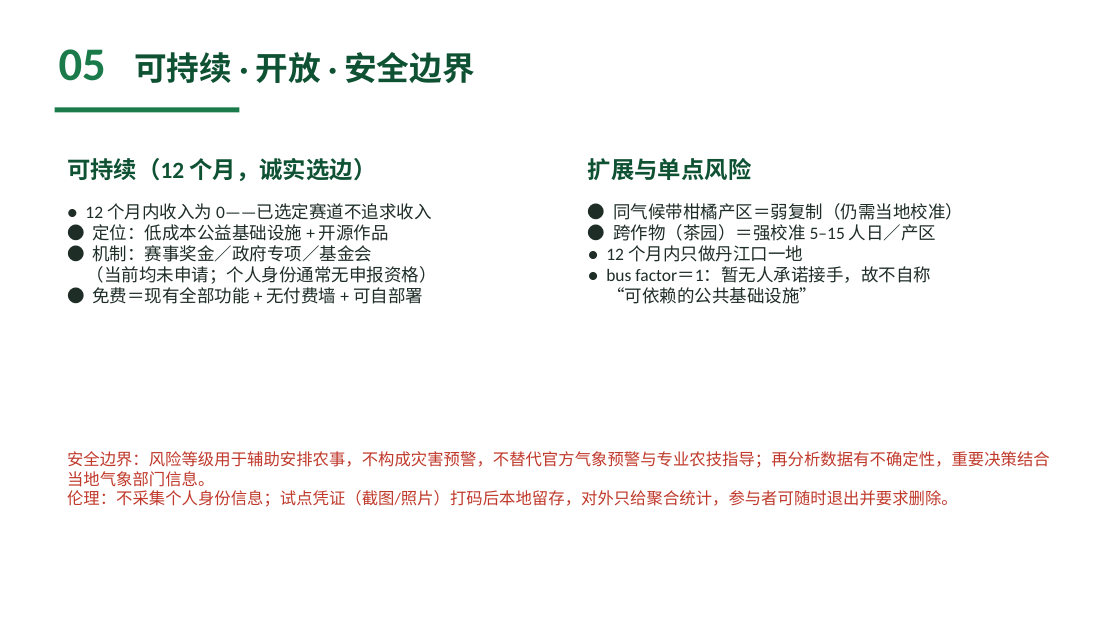
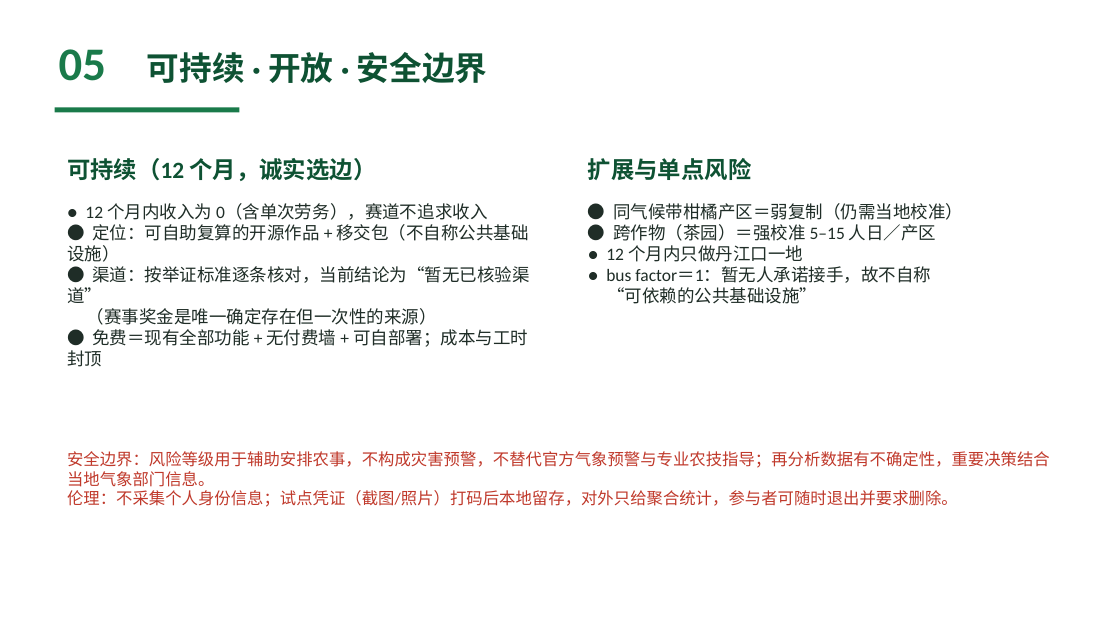
Before and after one commit to Pawnnwap/danju-zhihan, a slide deck: slide 7 of 丹橘知旱-参赛PPT.pptx (slide 6 before the commit). Drawn at 1120x630 pixels with LibreOffice and Linux fonts; fonts in the diff are those of the drawing. Boxes give left, top, right and bottom in pixels: in the first picture for what was removed or moved away, otherwise in the second. Text is boxed around its words. In the diff, an @@ line names an element or a change of style, - is before the commit and + after.

```diff
--- a/丹橘知旱-参赛PPT.pptx
+++ b/丹橘知旱-参赛PPT.pptx
@@ text "可持续 · 开放 · 安全边界" moved from (x1=134, y1=52, x2=475, y2=83) to (x1=147, y1=52, x2=488, y2=83) @@
@@ text at (x1=67, y1=203, x2=530, y2=367): text changed @@
-● 12 个月内收入为 0——已选定赛道不追求收入
-● 定位：低成本公益基础设施 + 开源作品
-● 机制：赛事奖金／政府专项／基金会
-（当前均未申请；个人身份通常无申报资格）
-● 免费＝现有全部功能 + 无付费墙 + 可自部署
+● 12 个月内收入为 0（含单次劳务），赛道不追求收入
+● 定位：可自助复算的开源作品 + 移交包（不自称公共基础设施）
+● 渠道：按举证标准逐条核对，当前结论为“暂无已核验渠道”
+（赛事奖金是唯一确定存在但一次性的来源）
+● 免费＝现有全部功能 + 无付费墙 + 可自部署；成本与工时封顶
```
Also in this commit, not shown: 5 other slides changed, 1 slide added, 49 other files.
